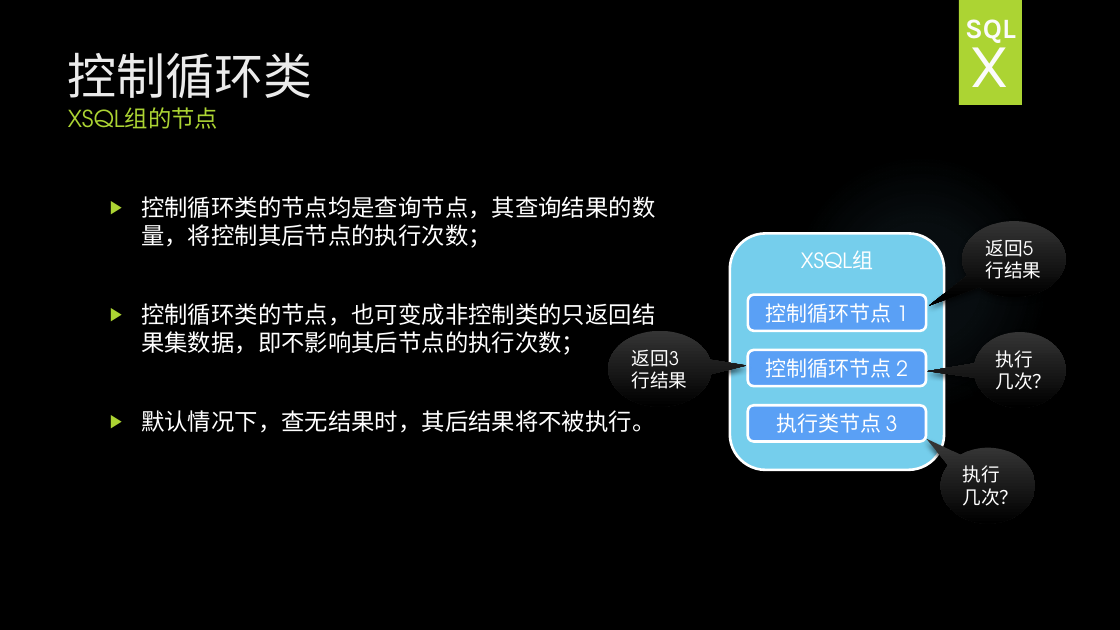
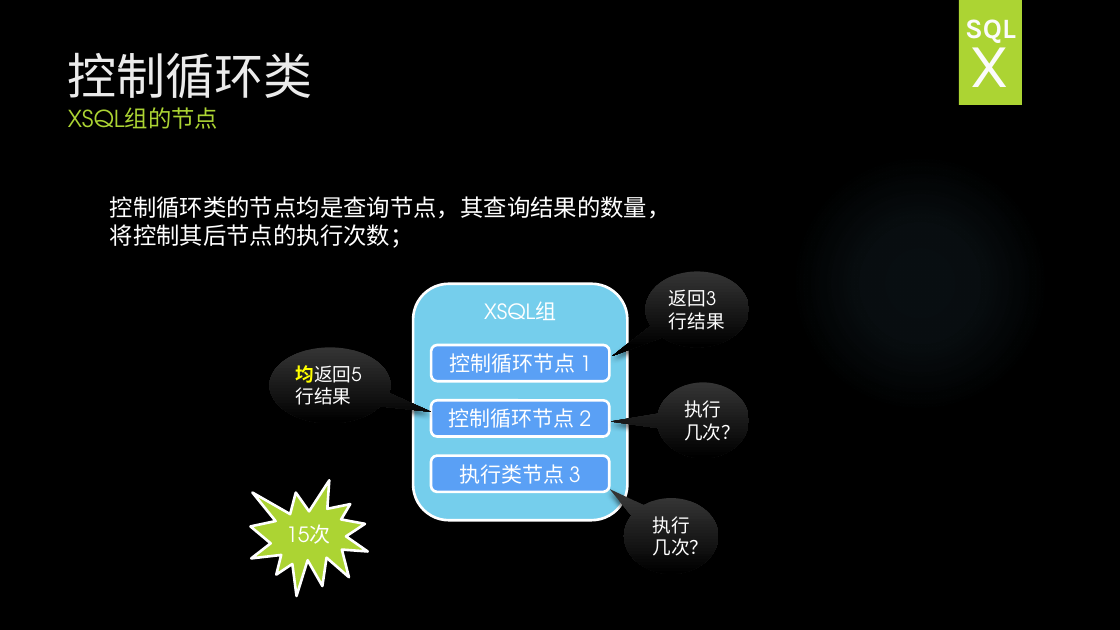
Before and after one commit to HY-ZhengWei/hy.common.XJava, a slide deck: slide 28 of doc/XSQLGroup技术交流.pptx (slide 11 before the commit). Drawn at 1120x630 pixels with LibreOffice and Linux fonts; fonts in the diff are those of the drawing; background and template pictures are left out. Boxes give left, top, right and bottom in pixels: in the first picture for what was removed or moved away, otherwise in the second. Text is boxed around its words. In the diff, an @@ line names an element or a change of style, - is before the commit and + after.

Commit message:
4.0.8
1. 完善：XSQL组的技术交流

```diff
--- a/doc/XSQLGroup技术交流.pptx
+++ b/doc/XSQLGroup技术交流.pptx
@@ text "控制循环类的节点均是查询节点，其查询结果的数量，将控制其后节点的执行次数；" at (110, 196, 671, 248): bullet ▶ to none @@
@@ speech bubble "返回3行结果": place and size @@
-speech bubble "返回3行结果" at (608, 331, 712, 407)
+speech bubble "返回3行结果" at (645, 271, 749, 347)
@@ speech bubble "返回3行结果" at (645, 271, 749, 347): proportions changed @@
@@ text at (141, 303, 655, 433): paragraphs removed @@
-▶ 控制循环类的节点，也可变成非控制类的只返回结果集数据，即不影响其后节点的执行次数；
-▶ 默认情况下，查无结果时，其后结果将不被执行。
@@ speech bubble "均返回5行结果" at (270, 348, 391, 423): proportions changed @@
@@ speech bubble "均返回5行结果": place and size @@
-speech bubble "均返回5行结果" at (962, 221, 1065, 297)
+speech bubble "均返回5行结果" at (270, 348, 391, 423)
@@ text in speech bubble at (295, 365, 361, 383): text changed @@
-返回5行结果
+均返回5行结果
@@ 4 rounded rectangles, 2 speech bubbles: place and size @@
-4 rounded rectangles, 2 speech bubbles at (730, 234, 1065, 523)
+4 rounded rectangles, 2 speech bubbles at (413, 284, 749, 574)
@@ speech bubble "执行" at (657, 382, 749, 458): alignment left to centre @@
@@ irregular seal added at (250, 481, 368, 597), fill #ACD433, outline #FFFFFF 2.25 pt, 18 pt, text #FFFFFF @@
+15次
@@ speech bubble "执行" at (624, 498, 718, 574): alignment left to centre @@
```
Also in this commit, not shown: 5 other slides changed, 33 slides added.
